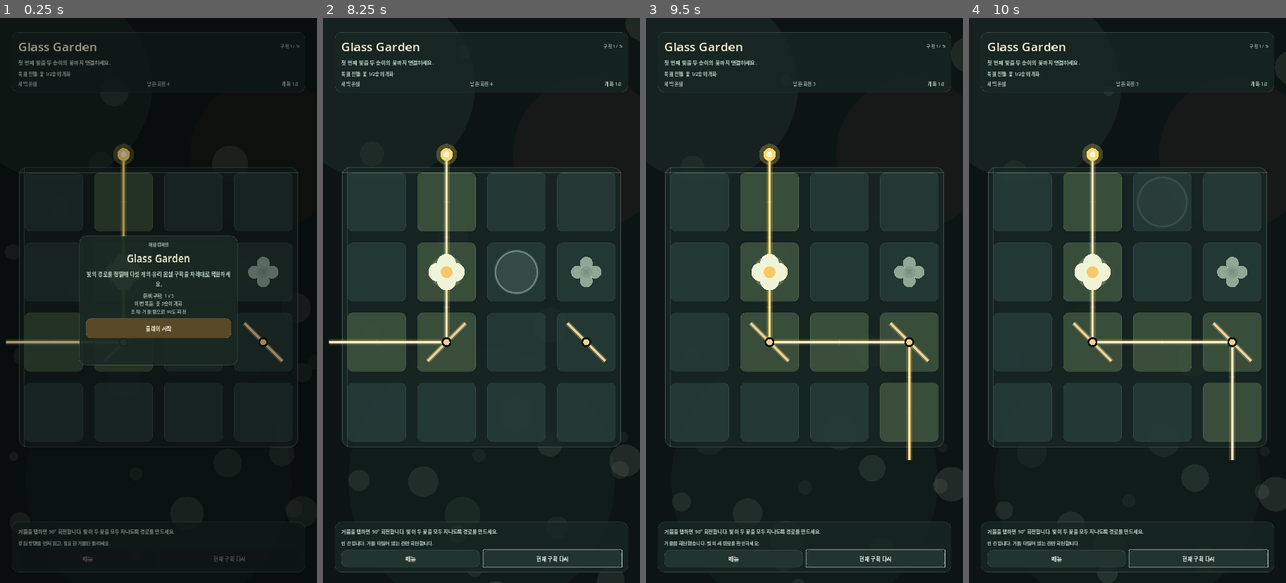
Above: before the commit, frames 1-4 (left to right).
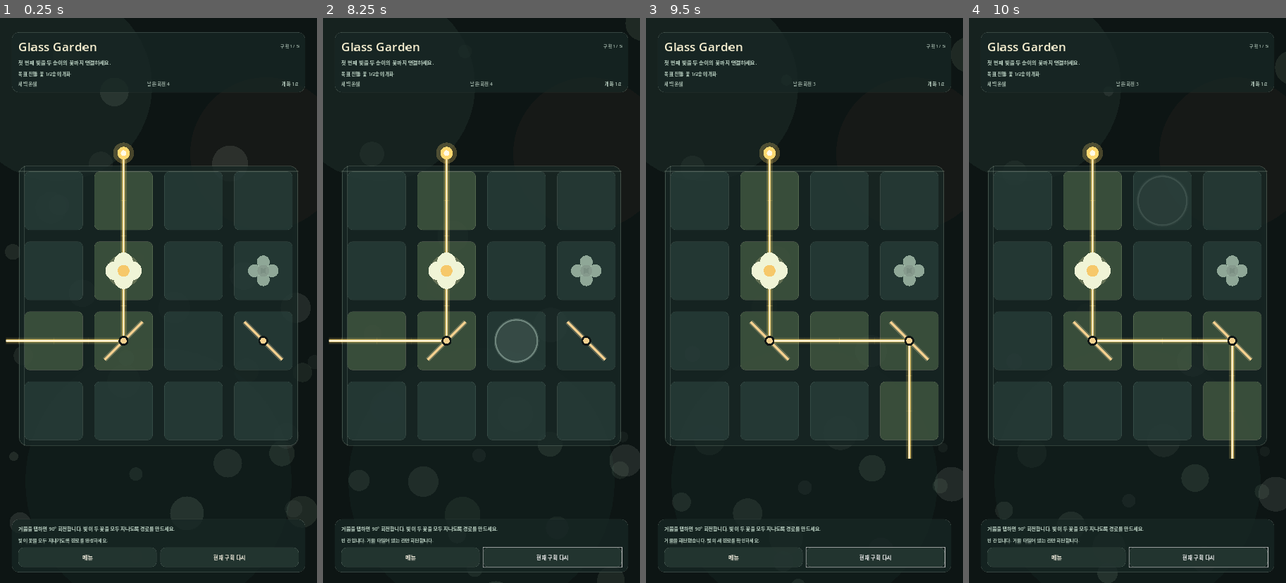
Above: after the commit, the same moments.

Repository: choisb87/game
Game: Godot game, scene res://scenes/Main.tscn
Two runs of this game, one before a commit and one after it. Both use one fixed random seed, a clock stepped at 60 frames per second and the inputs below.
Inputs (mouse positions are in pixels of both pictures, inside the frame that each line leads up to):
- Up to frame 1 (0.25 s): no input
- Up to frame 2 (8.25 s): click (481, 328) at 0.5 s, where only the run before the commit has a clickable "플레이 시작"; click "메뉴" at 1.25 s; click "처음부터" at 2 s; click "현재 구획 다시" at 2.75 s; click "메뉴" at 3.5 s; click "이어하기" at 4.25 s; click "현재 구획 다시" at 5 s; click "메뉴" at 5.75 s; click "처음부터" at 6.5 s; click "현재 구획 다시" at 7.25 s; move the mouse to (481, 306) at 8.02 s; click (481, 306) at 8.17 s
- Up to frame 3 (9.5 s): move the mouse to (741, 328) at 8.77 s; click (741, 328) at 8.92 s
- Up to frame 4 (10 s): move the mouse to (1159, 176) at 9.52 s; click (1159, 176) at 9.67 s

The runs differ from the first frame. In frame 1, 16% of the frame differs, in the area x 1-97%, y 2-99%; in frame 2, 3.1%; in frame 3, 3.0%; in frame 4, 3.0%.

Commit message:
fix(game): start directly in play mode for immediate rotation

Diff:
--- a/games/android-game-2026-03-16-b-godot/scripts/main.gd
+++ b/games/android-game-2026-03-16-b-godot/scripts/main.gd
@@ -74,7 +74,7 @@
 	result_secondary_button.pressed.connect(_on_result_secondary_pressed)
 
 	_load_level(0)
-	_enter_menu()
+	_start_play(false)
 
 
 func _load_level(index: int) -> void:
